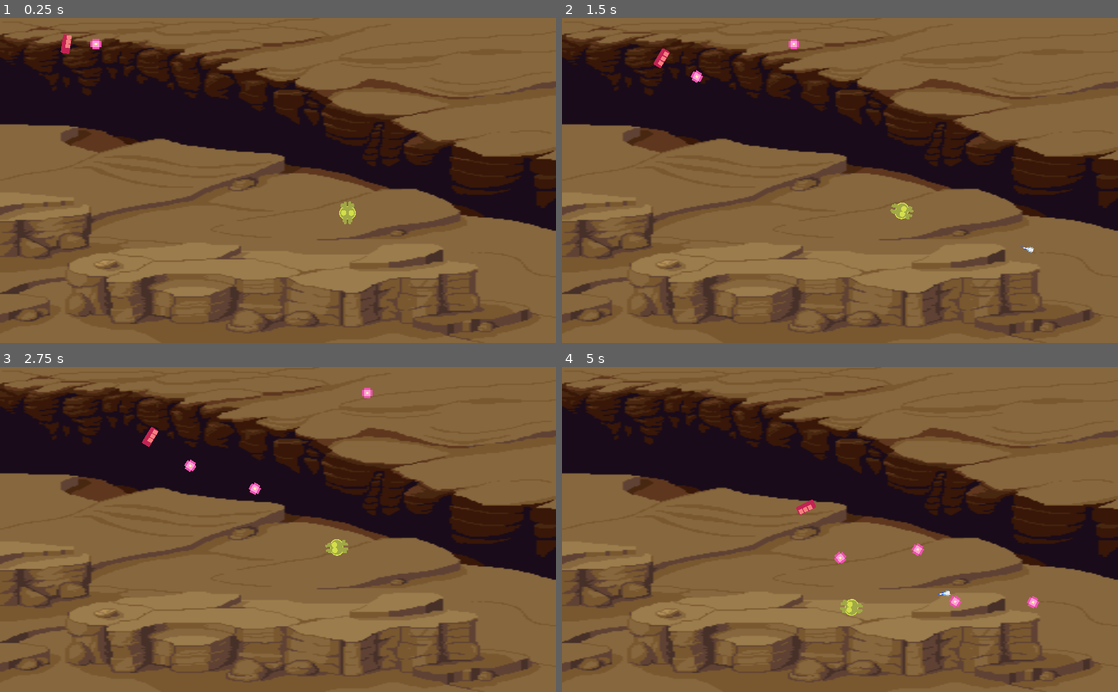
Above: before the commit, frames 1-4 (two rows, left to right).
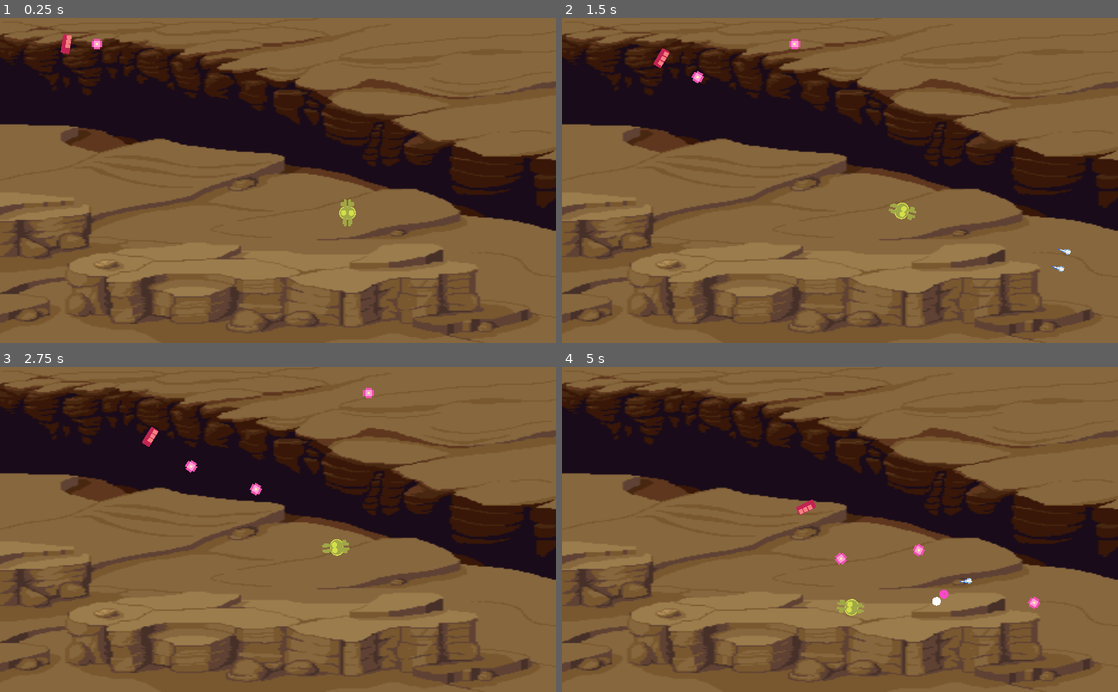
Above: after the commit, the same moments.

Repository: Zhanzo/sneaks
Game: Godot game, scene res://levels/Level.tscn
Two runs of this game, one before a commit and one after it. Both use one fixed random seed, a clock stepped at 60 frames per second and the inputs below. The project has no main scene, so this scene is started directly.
Inputs:
- Up to frame 1 (0.25 s): no input
- Up to frame 2 (1.5 s): hold Right (ui_right) 0.53-1.28 s; tap Space (ui_select) at 0.77 s; hold Left (ui_left) from 1.28 s (still down)
- Up to frame 3 (2.75 s): tap Space (ui_select) at 1.52 s; release Left (ui_left) at 2.03 s; hold Right (ui_right) from 2.03 s (still down)
- Up to frame 4 (5 s): release Right (ui_right) at 2.78 s; hold Up (ui_up) 2.78-3.53 s; tap Space (ui_select) at 3.02, 3.77, 4.52 s; hold Left (ui_left) from 3.53 s (still down)

The runs differ from the first frame. In frame 1, less than 0.1% of the frame differs, in the area x 16-64%, y 6-65%; in frame 2, 0.1%; in frame 3, 0.1%; in frame 4, 0.3%, in the area x 49-86%, y 54-76%.

Commit message:
Move bullet spawning from center of the player to the cannons and make the cannons move when turning.

Diff:
--- a/bullets/Bullet.gd
+++ b/bullets/Bullet.gd
@@ -12,7 +12,7 @@
 onready var sprite : Sprite = $Sprite
 
 
-func _process(delta: float) -> void:
+func _physics_process(delta: float) -> void:
 	_move(delta)
 
 
@@ -38,7 +38,7 @@
 	_explode()
 
 
-func _on_Bullet_area_entered(area : Bullet) -> void:
+func _on_Bullet_area_entered(_area : Bullet) -> void:
 	_explode()
 
 
--- a/bullets/player_bullet/PlayerBullet.tscn
+++ b/bullets/player_bullet/PlayerBullet.tscn
@@ -51,7 +51,7 @@
 collision_layer = 4
 collision_mask = 10
 script = ExtResource( 2 )
-_speed = 300
+_speed = 400
 _damage = 1
 
 [node name="CollisionShape2D" parent="." index="0"]
--- a/entities/Entity.gd
+++ b/entities/Entity.gd
@@ -8,6 +8,7 @@
 export var _engine_thrust: int
 export var _spin_thrust: int
 export var _trauma: float
+export var _fire_rate: float
 
 var _thrust: Vector2 = Vector2.ZERO
 var _rotation_direction: int = 0
@@ -26,7 +27,6 @@
 
 onready var _hit_animation_player: AnimationPlayer = $HitAnimationPlayer
 onready var _bullet_delay: Timer = $BulletDelay
-onready var _bullet_spawn: Position2D = $BulletSpawn
 
 
 func hurt(damage_taken: int) -> void:
@@ -35,6 +35,7 @@
 
 func _ready() -> void:
 	_screen_size = get_viewport().get_visible_rect().size
+	_bullet_delay.wait_time = _fire_rate
 
 
 func _move(state: Physics2DDirectBodyState) -> void:
--- a/entities/Entity.tscn
+++ b/entities/Entity.tscn
@@ -9,7 +9,5 @@
 
 [node name="CollisionShape2D" type="CollisionShape2D" parent="."]
 
-[node name="BulletSpawn" type="Position2D" parent="."]
-
 [node name="BulletDelay" type="Timer" parent="."]
 [connection signal="timeout" from="BulletDelay" to="." method="_on_BulletDelay_timeout"]
--- a/entities/enemies/cruiser/Cruiser.gd
+++ b/entities/enemies/cruiser/Cruiser.gd
@@ -6,6 +6,7 @@
 export var _player_path: NodePath
 var _player: Player
 
+onready var _bullet_spawn: Position2D = $BulletSpawn
 onready var _animation_tree: AnimationTree = $CruiserRig/AnimationTree
 onready var _animation_state: AnimationNodeStateMachinePlayback = _animation_tree.get(
 	"parameters/playback"
--- a/entities/enemies/cruiser/Cruiser.tscn
+++ b/entities/enemies/cruiser/Cruiser.tscn
@@ -39,5 +39,5 @@
 [node name="CollisionShape2D" parent="." index="2"]
 shape = SubResource( 2 )
 
-[node name="BulletSpawn" parent="." index="3"]
-position = Vector2( 10, 0 )
+[node name="BulletSpawn" type="Position2D" parent="." index="4"]
+position = Vector2( 12, 0 )
--- a/entities/player/Player.gd
+++ b/entities/player/Player.gd
@@ -5,6 +5,8 @@
 
 export var _bullet_kickback: int
 
+onready var _bullet_spawn : Position2D = $PlayerRig/Body/RightCannon/BulletSpawn
+onready var _bullet_spawn2 : Position2D = $PlayerRig/Body/RightCannon/BulletSpawn2
 onready var _animation_tree: AnimationTree = $PlayerRig/AnimationTree
 onready var _animation_state: AnimationNodeStateMachinePlayback = _animation_tree.get(
 	"parameters/playback"
@@ -52,9 +54,15 @@
 	# kickback the player when firing a bullet
 	apply_impulse(Vector2.ZERO, -_bullet_kickback * Vector2(cos(rotation), sin(rotation)))
 
-	var bullet: PlayerBullet = _BULLET.instance()
-	bullet.global_position = _bullet_spawn.global_position
-	bullet.rotation = rotation
-	get_parent().add_child(bullet)
+	var bullet1: PlayerBullet = _BULLET.instance()
+	bullet1.global_position = _bullet_spawn.global_position
+	bullet1.rotation = rotation
+	get_parent().add_child(bullet1)
+
+	var bullet2: PlayerBullet = _BULLET.instance()
+	bullet2.global_position = _bullet_spawn2.global_position
+	bullet2.rotation = rotation
+	get_parent().add_child(bullet2)
+
 	_is_shooting = true
 	_bullet_delay.start()
--- a/entities/player/Player.tscn
+++ b/entities/player/Player.tscn
@@ -41,8 +41,5 @@
 rotation = 1.5708
 shape = SubResource( 2 )
 
-[node name="BulletSpawn" parent="." index="3"]
-position = Vector2( 16, 0 )
-
-[node name="BulletDelay" parent="." index="4"]
+[node name="BulletDelay" parent="." index="3"]
 wait_time = 0.1
--- a/entities/player/PlayerRig.tscn
+++ b/entities/player/PlayerRig.tscn
@@ -19,7 +19,7 @@
 "values": [ Vector2( 70, 0 ) ]
 }
 tracks/1/type = "value"
-tracks/1/path = NodePath("Body/RightCannon:rotation_degrees")
+tracks/1/path = NodePath("Body:position")
 tracks/1/interp = 1
 tracks/1/loop_wrap = true
 tracks/1/imported = false
@@ -28,10 +28,10 @@
 "times": PoolRealArray( 0 ),
 "transitions": PoolRealArray( 1 ),
 "update": 0,
-"values": [ 0.0 ]
+"values": [ Vector2( 0, 0 ) ]
 }
 tracks/2/type = "value"
-tracks/2/path = NodePath("Body:position")
+tracks/2/path = NodePath("Body/LeftCannon:position")
 tracks/2/interp = 1
 tracks/2/loop_wrap = true
 tracks/2/imported = false
@@ -40,10 +40,10 @@
 "times": PoolRealArray( 0 ),
 "transitions": PoolRealArray( 1 ),
 "update": 0,
-"values": [ Vector2( 0, 0 ) ]
+"values": [ Vector2( -70, 0 ) ]
 }
 tracks/3/type = "value"
-tracks/3/path = NodePath("Body:rotation_degrees")
+tracks/3/path = NodePath("Body/InnerBody/RightCircle:position")
 tracks/3/interp = 1
 tracks/3/loop_wrap = true
 tracks/3/imported = false
@@ -52,10 +52,10 @@
 "times": PoolRealArray( 0 ),
 "transitions": PoolRealArray( 1 ),
 "update": 0,
-"values": [ 0.0 ]
+"values": [ Vector2( 70, 0 ) ]
 }
 tracks/4/type = "value"
-tracks/4/path = NodePath("Body/LeftCannon:position")
+tracks/4/path = NodePath("Body/InnerBody/LeftCircle:position")
 tracks/4/interp = 1
 tracks/4/loop_wrap = true
 tracks/4/imported = false
@@ -64,10 +64,10 @@
 "times": PoolRealArray( 0 ),
 "transitions": PoolRealArray( 1 ),
 "update": 0,
-"values": [ Vector2( -70, 0 ) ]
+"values": [ Vector2( -30, 0 ) ]
 }
 tracks/5/type = "value"
-tracks/5/path = NodePath("Body/LeftCannon:rotation_degrees")
+tracks/5/path = NodePath("Body/InnerBody:position")
 tracks/5/interp = 1
 tracks/5/loop_wrap = true
 tracks/5/imported = false
@@ -76,79 +76,7 @@
 "times": PoolRealArray( 0 ),
 "transitions": PoolRealArray( 1 ),
 "update": 0,
-"values": [ 0.0 ]
-}
-tracks/6/type = "value"
-tracks/6/path = NodePath("Body/InnerBody/RightCircle:position")
-tracks/6/interp = 1
-tracks/6/loop_wrap = true
-tracks/6/imported = false
-tracks/6/enabled = true
-tracks/6/keys = {
-"times": PoolRealArray( 0 ),
-"transitions": PoolRealArray( 1 ),
-"update": 0,
-"values": [ Vector2( 70, 0 ) ]
-}
-tracks/7/type = "value"
-tracks/7/path = NodePath("Body/InnerBody/RightCircle:rotation_degrees")
-tracks/7/interp = 1
-tracks/7/loop_wrap = true
-tracks/7/imported = false
-tracks/7/enabled = true
-tracks/7/keys = {
-"times": PoolRealArray( 0 ),
-"transitions": PoolRealArray( 1 ),
-"update": 0,
-"values": [ 0.0 ]
-}
-tracks/8/type = "value"
-tracks/8/path = NodePath("Body/InnerBody/LeftCircle:position")
-tracks/8/interp = 1
-tracks/8/loop_wrap = true
-tracks/8/imported = false
-tracks/8/enabled = true
-tracks/8/keys = {
-"times": PoolRealArray( 0 ),
-"transitions": PoolRealArray( 1 ),
-"update": 0,
-"values": [ Vector2( -30, 0 ) ]
-}
-tracks/9/type = "value"
-tracks/9/path = NodePath("Body/InnerBody/LeftCircle:rotation_degrees")
-tracks/9/interp = 1
-tracks/9/loop_wrap = true
-tracks/9/imported = false
-tracks/9/enabled = true
-tracks/9/keys = {
-"times": PoolRealArray( 0 ),
-"transitions": PoolRealArray( 1 ),
-"update": 0,
-"values": [ 0.0 ]
-}
-tracks/10/type = "value"
-tracks/10/path = NodePath("Body/InnerBody:position")
-tracks/10/interp = 1
-tracks/10/loop_wrap = true
-tracks/10/imported = false
-tracks/10/enabled = true
-tracks/10/keys = {
-"times": PoolRealArray( 0 ),
-"transitions": PoolRealArray( 1 ),
-"update": 0,
 "values": [ Vector2( 0, 0 ) ]
-}
-tracks/11/type = "value"
-tracks/11/path = NodePath("Body/InnerBody:rotation_degrees")
-tracks/11/interp = 1
-tracks/11/loop_wrap = true
-tracks/11/imported = false
-tracks/11/enabled = true
-tracks/11/keys = {
-"times": PoolRealArray( 0 ),
-"transitions": PoolRealArray( 1 ),
-"update": 0,
-"values": [ 0.0 ]
 }
 
 [sub_resource type="Animation" id=2]
@@ -168,7 +96,7 @@
 "values": [ Vector2( 70, 0 ) ]
 }
 tracks/1/type = "value"
-tracks/1/path = NodePath("Body/RightCannon:rotation_degrees")
+tracks/1/path = NodePath("Body:position")
 tracks/1/interp = 1
 tracks/1/loop_wrap = true
 tracks/1/imported = false
@@ -177,10 +105,10 @@
 "times": PoolRealArray( 0 ),
 "transitions": PoolRealArray( 1 ),
 "update": 0,
-"values": [ 0.0 ]
+"values": [ Vector2( 0, 0 ) ]
 }
 tracks/2/type = "value"
-tracks/2/path = NodePath("Body:position")
+tracks/2/path = NodePath("Body/LeftCannon:position")
 tracks/2/interp = 1
 tracks/2/loop_wrap = true
 tracks/2/imported = false
@@ -189,10 +117,10 @@
 "times": PoolRealArray( 0 ),
 "transitions": PoolRealArray( 1 ),
 "update": 0,
-"values": [ Vector2( 0, 0 ) ]
+"values": [ Vector2( -70, 0 ) ]
 }
 tracks/3/type = "value"
-tracks/3/path = NodePath("Body:rotation_degrees")
+tracks/3/path = NodePath("Body/InnerBody/RightCircle:position")
 tracks/3/interp = 1
 tracks/3/loop_wrap = true
 tracks/3/imported = false
@@ -201,10 +129,10 @@
 "times": PoolRealArray( 0 ),
 "transitions": PoolRealArray( 1 ),
 "update": 0,
-"values": [ 0.0 ]
+"values": [ Vector2( 70, 0 ) ]
 }
 tracks/4/type = "value"
-tracks/4/path = NodePath("Body/LeftCannon:position")
+tracks/4/path = NodePath("Body/InnerBody/LeftCircle:position")
 tracks/4/interp = 1
 tracks/4/loop_wrap = true
 tracks/4/imported = false
@@ -216,7 +144,7 @@
 "values": [ Vector2( -70, 0 ) ]
 }
 tracks/5/type = "value"
-tracks/5/path = NodePath("Body/LeftCannon:rotation_degrees")
+tracks/5/path = NodePath("Body/InnerBody:position")
 tracks/5/interp = 1
 tracks/5/loop_wrap = true
 tracks/5/imported = false
@@ -225,79 +153,7 @@
 "times": PoolRealArray( 0 ),
 "transitions": PoolRealArray( 1 ),
 "update": 0,
-"values": [ 0.0 ]
-}
-tracks/6/type = "value"
-tracks/6/path = NodePath("Body/InnerBody/RightCircle:position")
-tracks/6/interp = 1
-tracks/6/loop_wrap = true
-tracks/6/imported = false
-tracks/6/enabled = true
-tracks/6/keys = {
-"times": PoolRealArray( 0 ),
-"transitions": PoolRealArray( 1 ),
-"update": 0,
-"values": [ Vector2( 70, 0 ) ]
-}
-tracks/7/type = "value"
-tracks/7/path = NodePath("Body/InnerBody/RightCircle:rotation_degrees")
-tracks/7/interp = 1
-tracks/7/loop_wrap = true
-tracks/7/imported = false
-tracks/7/enabled = true
-tracks/7/keys = {
-"times": PoolRealArray( 0 ),
-"transitions": PoolRealArray( 1 ),
-"update": 0,
-"values": [ 0.0 ]
-}
-tracks/8/type = "value"
-tracks/8/path = NodePath("Body/InnerBody/LeftCircle:position")
-tracks/8/interp = 1
-tracks/8/loop_wrap = true
-tracks/8/imported = false
-tracks/8/enabled = true
-tracks/8/keys = {
-"times": PoolRealArray( 0 ),
-"transitions": PoolRealArray( 1 ),
-"update": 0,
-"values": [ Vector2( -70, 0 ) ]
-}
-tracks/9/type = "value"
-tracks/9/path = NodePath("Body/InnerBody/LeftCircle:rotation_degrees")
-tracks/9/interp = 1
-tracks/9/loop_wrap = true
-tracks/9/imported = false
-tracks/9/enabled = true
-tracks/9/keys = {
-"times": PoolRealArray( 0 ),
-"transitions": PoolRealArray( 1 ),
-"update": 0,
-"values": [ 0.0 ]
-}
-tracks/10/type = "value"
-tracks/10/path = NodePath("Body/InnerBody:position")
-tracks/10/interp = 1
-tracks/10/loop_wrap = true
-tracks/10/imported = false
-tracks/10/enabled = true
-tracks/10/keys = {
-"times": PoolRealArray( 0 ),
-"transitions": PoolRealArray( 1 ),
-"update": 0,
 "values": [ Vector2( 0, 0 ) ]
-}
-tracks/11/type = "value"
-tracks/11/path = NodePath("Body/InnerBody:rotation_degrees")
-tracks/11/interp = 1
-tracks/11/loop_wrap = true
-tracks/11/imported = false
-tracks/11/enabled = true
-tracks/11/keys = {
-"times": PoolRealArray( 0 ),
-"transitions": PoolRealArray( 1 ),
-"update": 0,
-"values": [ 0.0 ]
 }
 
 [sub_resource type="Animation" id=3]
@@ -316,7 +172,7 @@
 "values": [ Vector2( 50, -40 ) ]
 }
 tracks/1/type = "value"
-tracks/1/path = NodePath("Body/InnerBody/RightCircle:rotation_degrees")
+tracks/1/path = NodePath("Body/InnerBody/LeftCircle:position")
 tracks/1/interp = 1
 tracks/1/loop_wrap = true
 tracks/1/imported = false
@@ -325,10 +181,10 @@
 "times": PoolRealArray( 0 ),
 "transitions": PoolRealArray( 1 ),
 "update": 0,
-"values": [ 0.0 ]
+"values": [ Vector2( -50, -40 ) ]
 }
 tracks/2/type = "value"
-tracks/2/path = NodePath("Body/InnerBody/LeftCircle:position")
+tracks/2/path = NodePath("Body/RightCannon:position")
 tracks/2/interp = 1
 tracks/2/loop_wrap = true
 tracks/2/imported = false
@@ -337,10 +193,10 @@
 "times": PoolRealArray( 0 ),
 "transitions": PoolRealArray( 1 ),
 "update": 0,
-"values": [ Vector2( -50, -40 ) ]
+"values": [ Vector2( 70, -20 ) ]
 }
 tracks/3/type = "value"
-tracks/3/path = NodePath("Body/InnerBody/LeftCircle:rotation_degrees")
+tracks/3/path = NodePath("Body/LeftCannon:position")
 tracks/3/interp = 1
 tracks/3/loop_wrap = true
 tracks/3/imported = false
@@ -349,7 +205,7 @@
 "times": PoolRealArray( 0 ),
 "transitions": PoolRealArray( 1 ),
 "update": 0,
-"values": [ 0.0 ]
+"values": [ Vector2( -70, -20 ) ]
 }
 
 [sub_resource type="Animation" id=4]
@@ -368,7 +224,7 @@
 "values": [ Vector2( 50, 40 ) ]
 }
 tracks/1/type = "value"
-tracks/1/path = NodePath("Body/InnerBody/RightCircle:rotation_degrees")
+tracks/1/path = NodePath("Body/InnerBody/LeftCircle:position")
 tracks/1/interp = 1
 tracks/1/loop_wrap = true
 tracks/1/imported = false
@@ -377,10 +233,10 @@
 "times": PoolRealArray( 0 ),
 "transitions": PoolRealArray( 1 ),
 "update": 0,
-"values": [ 0.0 ]
+"values": [ Vector2( -50, 40 ) ]
 }
 tracks/2/type = "value"
-tracks/2/path = NodePath("Body/InnerBody/LeftCircle:position")
+tracks/2/path = NodePath("Body/RightCannon:position")
 tracks/2/interp = 1
 tracks/2/loop_wrap = true
 tracks/2/imported = false
@@ -389,10 +245,10 @@
 "times": PoolRealArray( 0 ),
 "transitions": PoolRealArray( 1 ),
 "update": 0,
-"values": [ Vector2( -50, 40 ) ]
+"values": [ Vector2( 70, 20 ) ]
 }
 tracks/3/type = "value"
-tracks/3/path = NodePath("Body/InnerBody/LeftCircle:rotation_degrees")
+tracks/3/path = NodePath("Body/LeftCannon:position")
 tracks/3/interp = 1
 tracks/3/loop_wrap = true
 tracks/3/imported = false
@@ -401,7 +257,7 @@
 "times": PoolRealArray( 0 ),
 "transitions": PoolRealArray( 1 ),
 "update": 0,
-"values": [ 0.0 ]
+"values": [ Vector2( -70, 20 ) ]
 }
 
 [sub_resource type="AnimationNodeAnimation" id=5]
@@ -470,15 +326,23 @@
 
 [node name="LeftCannon" type="Sprite" parent="Body"]
 position = Vector2( -70, 0 )
+scale = Vector2( 1, 1.2 )
 texture = ExtResource( 1 )
 region_enabled = true
 region_rect = Rect2( 160, 610, 110, 420 )
 
 [node name="RightCannon" type="Sprite" parent="Body"]
 position = Vector2( 70, 0 )
+scale = Vector2( 1, 1.2 )
 texture = ExtResource( 1 )
 region_enabled = true
 region_rect = Rect2( 525, 625, 110, 420 )
+
+[node name="BulletSpawn" type="Position2D" parent="Body/RightCannon"]
+position = Vector2( 60, -140 )
+
+[node name="BulletSpawn2" type="Position2D" parent="Body/RightCannon"]
+position = Vector2( 30, 140 )
 
 [node name="InnerBody" type="Sprite" parent="Body"]
 texture = ExtResource( 1 )
--- a/levels/Level.tscn
+++ b/levels/Level.tscn
@@ -28,6 +28,7 @@
 _engine_thrust = 300
 _spin_thrust = 2000
 _trauma = 0.8
+_fire_rate = 0.1
 _bullet_kickback = 30
 
 [node name="Cruiser" parent="." instance=ExtResource( 3 )]
@@ -37,6 +38,7 @@
 _engine_thrust = 100
 _spin_thrust = 1000
 _trauma = 0.2
+_fire_rate = 1.0
 _player_path = NodePath("../Player")
 [connection signal="is_hit" from="Player" to="." method="_on_Player_is_hit"]
 [connection signal="is_hit" from="Cruiser" to="." method="_on_Enemy_is_hit"]
